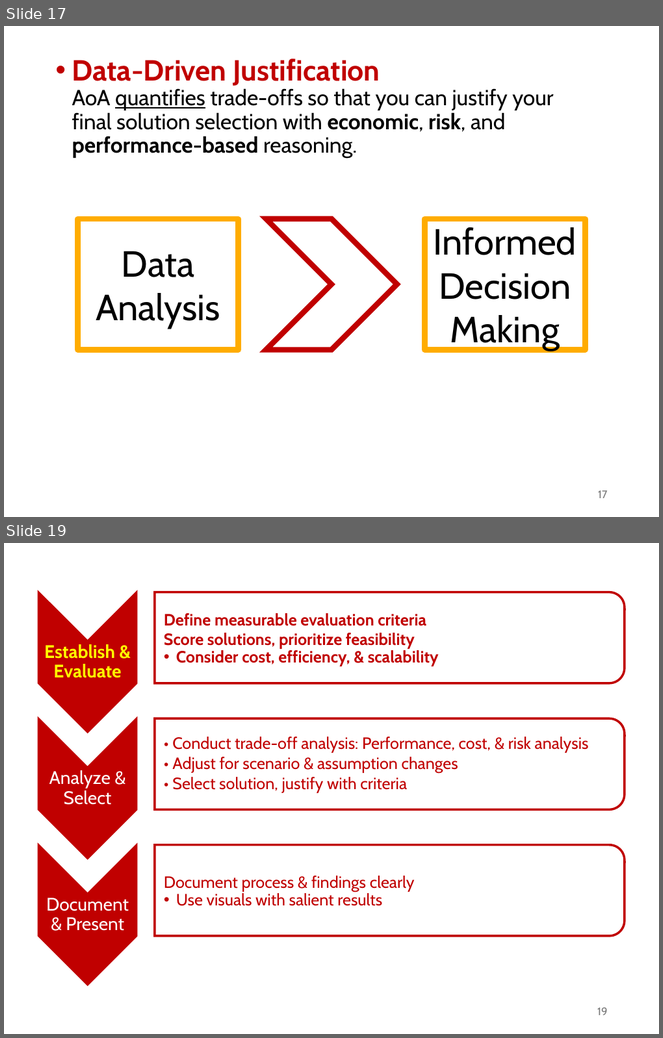
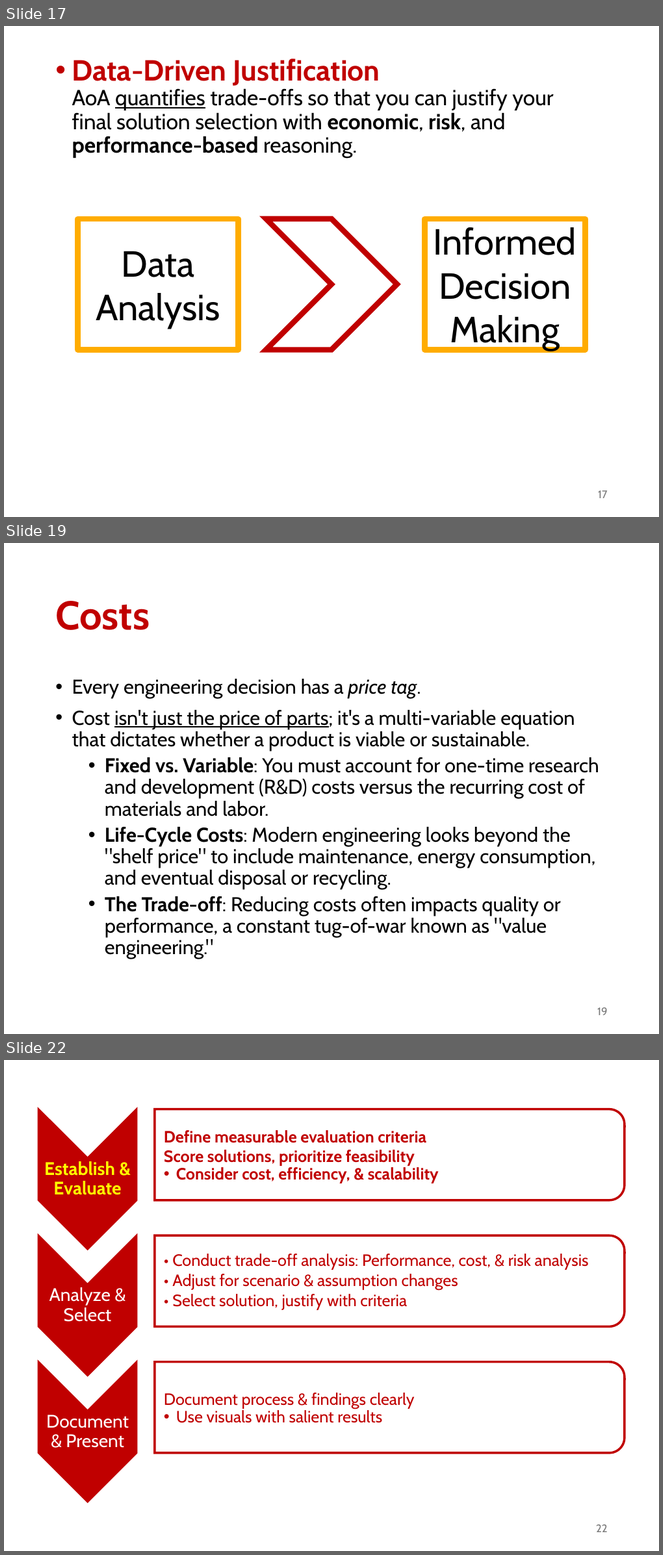
Before and after one commit to abuabara/abuabara.github.io, a slide deck: DAEN460S26/week9.pptx. Shown one above the other, each under a label of ours: slides 17 and 19 before the commit, slides 17, 19 and 22 after it; the slides between them are not shown. The pictures are 663x1038 and 663x1555 pixels, drawn with LibreOffice and Linux fonts; fonts in the diff are those of the drawing. Boxes give left, top, right and bottom in pixels: in the first picture for what was removed or moved away, otherwise in the second. Text is boxed around its words. In the diff, an @@ line names an element or a change of style, - is before the commit and + after.

```diff
--- a/DAEN460S26/week9.pptx
+++ b/DAEN460S26/week9.pptx
@@ slide 19 added at box(4, 543, 659, 1034), background #FFFFFF @@
@@ title added at box(55, 601, 150, 630), 44 pt, text #C00000, bold @@
+Costs
@@ text added at box(72, 679, 599, 959), 22 pt, text #000000 @@
+• Every engineering decision has a price tag.
+• Cost isn't just the price of parts; it's a multi-variable equation that dictates whether a product is viable or sustainable.
+  • Fixed vs. Variable: You must account for one-time research and development (R&D) costs versus the recurring cost of materials and labor.
+  • Life-Cycle Costs: Modern engineering looks beyond the "shelf price" to include maintenance, energy consumption, and eventual disposal or recycling.
+  • The Trade-off: Reducing costs often impacts quality or performance, a constant tug-of-war known as "value engineering."
@@ page number added at box(597, 1008, 608, 1016), 12 pt, text #797979 @@
+19
@@ what was slide 19 is now slide 22 @@
@@ page number at box(596, 1525, 608, 1533): text changed @@
-19
+22
```
Also in this commit, not shown: 8 slides changed, 2 other slides added, 1 other file.
